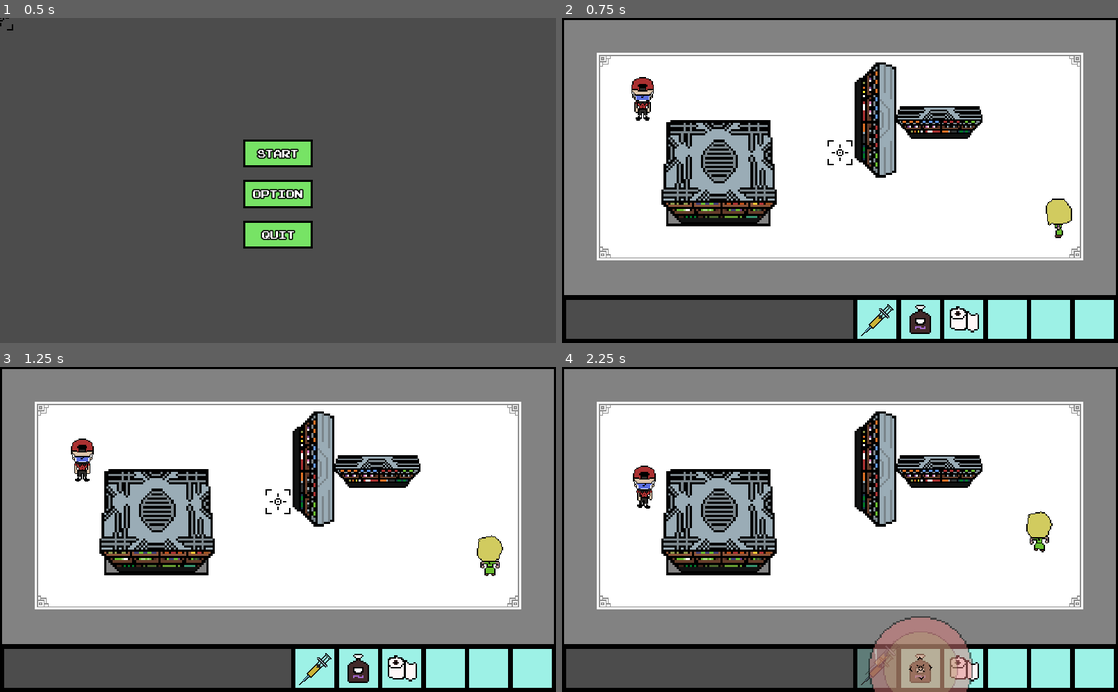
Above: before the commit, frames 1-4 (two rows, left to right).
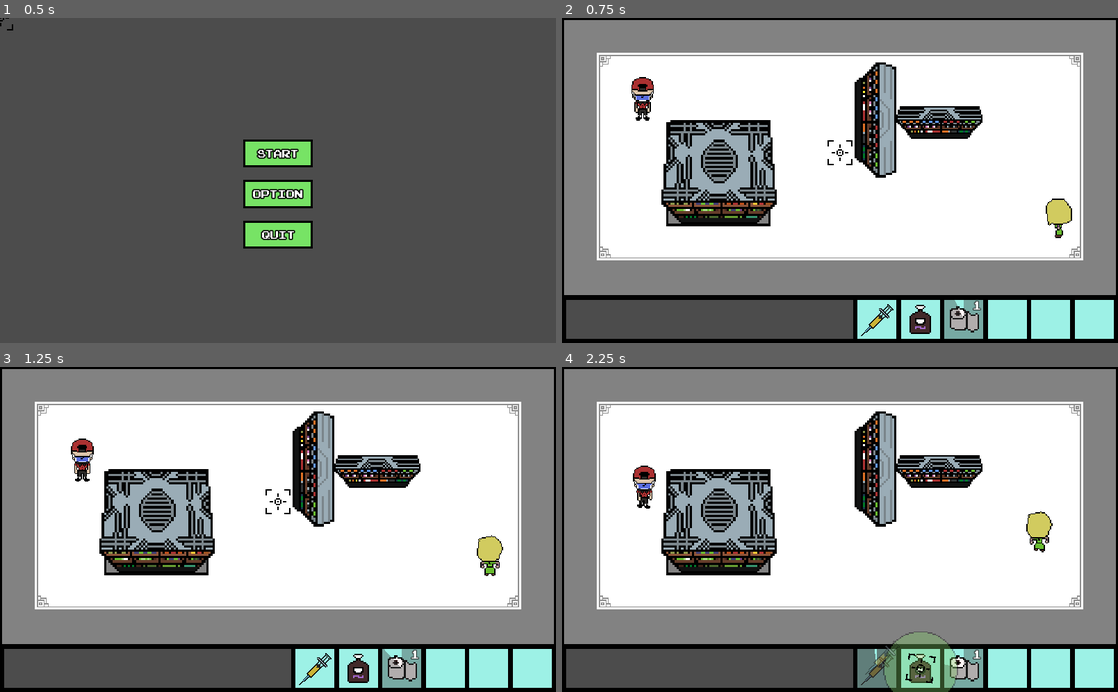
Above: after the commit, the same moments.

Repository: henryliuser/gmtk20
Game: Godot game, scene res://Menu.tscn
Same seed, same stepped clock (60 frames per second), same inputs: the game is played once before the commit and once after it.
Inputs (mouse positions are in pixels of both pictures, inside the frame that each line leads up to):
- Up to frame 1 (0.5 s): no input
- Up to frame 2 (0.75 s): click (840, 154) at 0.5 s
- Up to frame 3 (1.25 s): no input
- Up to frame 4 (2.25 s): move the mouse to (878, 669) at 1.27 s; hold \ (d_frame_advance) 1.28-2.03 s; click (878, 669) at 1.42 s; move the mouse to (917, 669) at 2.02 s; tap \ (d_frame_advance) at 2.1 s; click (917, 669) at 2.17 s

Frame 1 is identical in both runs. In frame 2, 0.7% of the frame differs, in the area x 68-76%, y 86-99%; in frame 3, 0.6%; in frame 4, 3.9%, in the area x 55-76%, y 76-100%.

Commit message:
stacking cooldowns

Diff:
--- a/Items/AOE.gd
+++ b/Items/AOE.gd
@@ -5,7 +5,6 @@
 func _input(event):
 	if event is InputEventMouseButton and event.pressed and !clicked:
 		clicked = true
-		print('yuh1')
 		var item
 		if thing != "":
 			item = load(thing).instance()
--- a/Items/ToiletPaper.gd
+++ b/Items/ToiletPaper.gd
@@ -5,7 +5,7 @@
 
 # Called when the node enters the scene tree for the first time.
 func _ready():
-	HUD.tp.cooldown()
+	HUD.tp.update_stacks(-1)
 	var target = global_position
 	global_position = Vector2(750, 555)
 	modulate.a = 0.3
@@ -50,7 +50,6 @@
 		karen_list[body] = ray
 		add_child(ray)
 
-
 func _on_Zone_body_exited(body):
 	if "rage" in body and karen_list[body] != null:
 		karen_list[body].queue_free()
--- a/global/HUD.gd
+++ b/global/HUD.gd
@@ -37,7 +37,13 @@
 #func _on_vax_animation_finished():
 #	$buttons/vaccine/vax.stop()
 
-func cooldown(tw, texture, cd):
-	tw.stop_all()
-	tw.interpolate_property(texture, "value", 100, 0, cd)
-	tw.start()
+#func cooldown(tw, texture, cd):
+#	tw.stop_all()
+#	tw.interpolate_property(texture, "value", 100, 0, cd)
+#	tw.start()
+
+func _on_tp_pressed():
+	if tp.tex_progress.value == 0:
+		var aoe2 = load("res://Items/AOE.tscn").instance()
+		aoe2.scale = Vector2(4,4)
+		get_tree().current_scene.call_deferred("add_child", aoe2)
--- a/global/HUD.tscn
+++ b/global/HUD.tscn
@@ -7,7 +7,16 @@
 [ext_resource path="res://Assets/Syringe/vax.tres" type="SpriteFrames" id=5]
 [ext_resource path="res://global/cursor.tscn" type="PackedScene" id=6]
 [ext_resource path="res://global/HUD.gd" type="Script" id=7]
+[ext_resource path="res://joystix monospace.ttf" type="DynamicFontData" id=8]
 [ext_resource path="res://global/HUDButton.tscn" type="PackedScene" id=9]
+
+[sub_resource type="DynamicFont" id=1]
+size = 23
+outline_size = 1
+outline_color = Color( 0, 0, 0, 1 )
+use_mipmaps = true
+use_filter = true
+font_data = ExtResource( 8 )
 
 [node name="HUD" type="Node2D"]
 script = ExtResource( 7 )
@@ -85,6 +94,7 @@
 scene = "res://Items/ToiletPaper.tscn"
 scl = 1.5
 color = Color( 1, 1, 1, 1 )
+stacking = true
 
 [node name="sprite" type="Sprite" parent="buttons/tp"]
 show_behind_parent = true
@@ -93,6 +103,20 @@
 scale = Vector2( 3, 3 )
 texture = ExtResource( 2 )
 
+[node name="Label" type="Label" parent="."]
+margin_left = 744.403
+margin_top = 511.836
+margin_right = 784.403
+margin_bottom = 547.836
+custom_fonts/font = SubResource( 1 )
+text = "0"
+align = 1
+valign = 1
+__meta__ = {
+"_edit_use_anchors_": false
+}
+
 [node name="CanvasLayer" type="CanvasLayer" parent="."]
 
 [node name="cursor" parent="CanvasLayer" instance=ExtResource( 6 )]
+[connection signal="pressed" from="buttons/tp" to="." method="_on_tp_pressed"]
--- a/global/HUDButton.gd
+++ b/global/HUDButton.gd
@@ -7,14 +7,23 @@
 export var scene = ""
 export var scl = 2.0
 export var color = Color()
+export var stacking = false
+var stacks = 0
 
 func _ready():
 	if sprite!= null: sprite.connect("animation_finished", self, "anim_done")
+	if stacking: tex_progress.tint_progress = Color("66ffffff")
 
 func cooldown():
 	tw.stop_all()
 	tw.interpolate_property(tex_progress, "value", 100, 0, base_cd * HUD.employee_mult)
 	tw.start()
+
+func _process(delta):
+	if stacking and tex_progress.value == 0:
+		tex_progress.value = 100
+		cooldown()
+		update_stacks(1)
 
 func _on_hoveranim_mouse_entered():
 	print('yuh')
@@ -26,4 +35,12 @@
 	sprite.stop()
 
 func _on_HUDButton_pressed():
-	if tex_progress.value == 0: HUD.cursor.select(scene, scl, color)
+	if tex_progress.value == 0 or stacks > 0:
+		HUD.cursor.select(scene, scl, color)
+
+onready var og_tint = tex_progress.tint_progress
+func update_stacks(howmuch):
+	stacks += howmuch
+	get_parent().get_node("../Label").text = str(stacks)
+	if stacks == 0: tex_progress.tint_progress = og_tint
+	else: tex_progress.tint_progress = Color("66ffffff")
--- a/global/HUDButton.tscn
+++ b/global/HUDButton.tscn
@@ -27,11 +27,11 @@
 rect_scale = Vector2( 8, 8 )
 texture_progress = ExtResource( 1 )
 fill_mode = 4
-tint_progress = Color( 1, 1, 1, 0.654902 )
+tint_progress = Color( 1, 1, 1, 0.643137 )
 __meta__ = {
 "_edit_use_anchors_": false
 }
 
 [node name="Tween" type="Tween" parent="."]
-[connection signal="pressed" from="." to="." method="_on_HUDButton_pressed"]
+[connection signal="released" from="." to="." method="_on_HUDButton_pressed"]
 [connection signal="mouse_entered" from="hoveranim" to="." method="_on_hoveranim_mouse_entered"]
Not shown: 1 places in global/HUD.tscn that only renumber resources
Not shown: 2 places in global/HUDButton.tscn that only renumber resources
